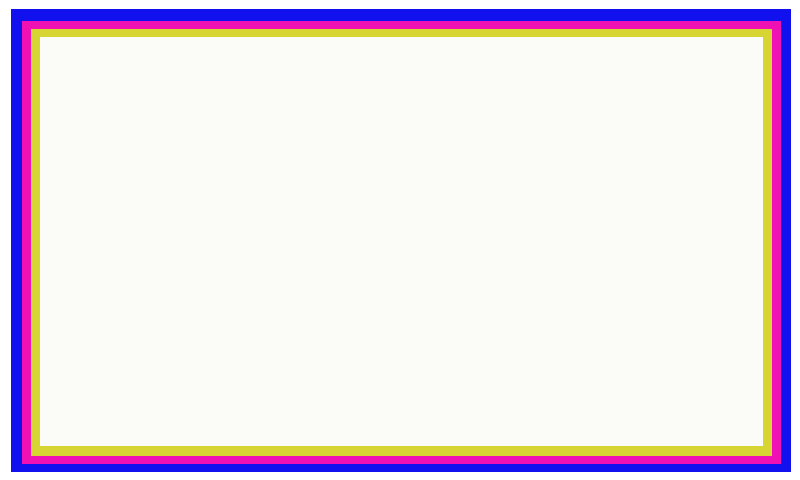
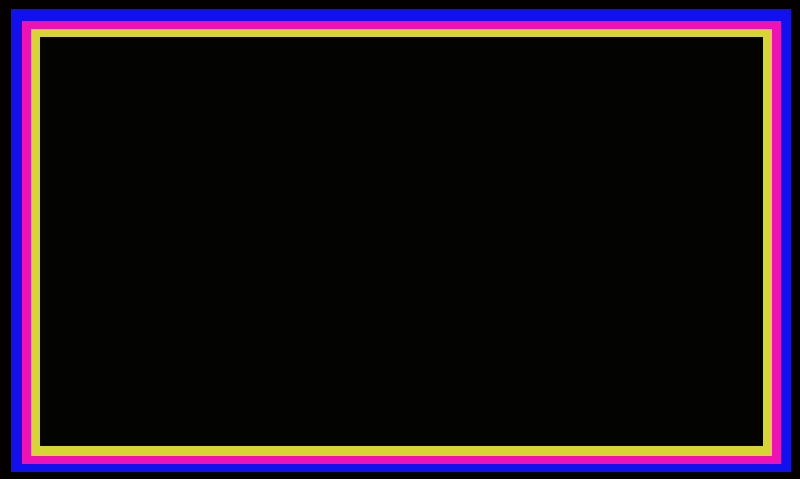
Before/after of a 800 × 480 layered artwork. What changed in the layer stack:
painted on "Forma 4" over [40, 37, 763, 446]
added layer "Forma 5" above "Capa 0" over [0, 0, 800, 479]
